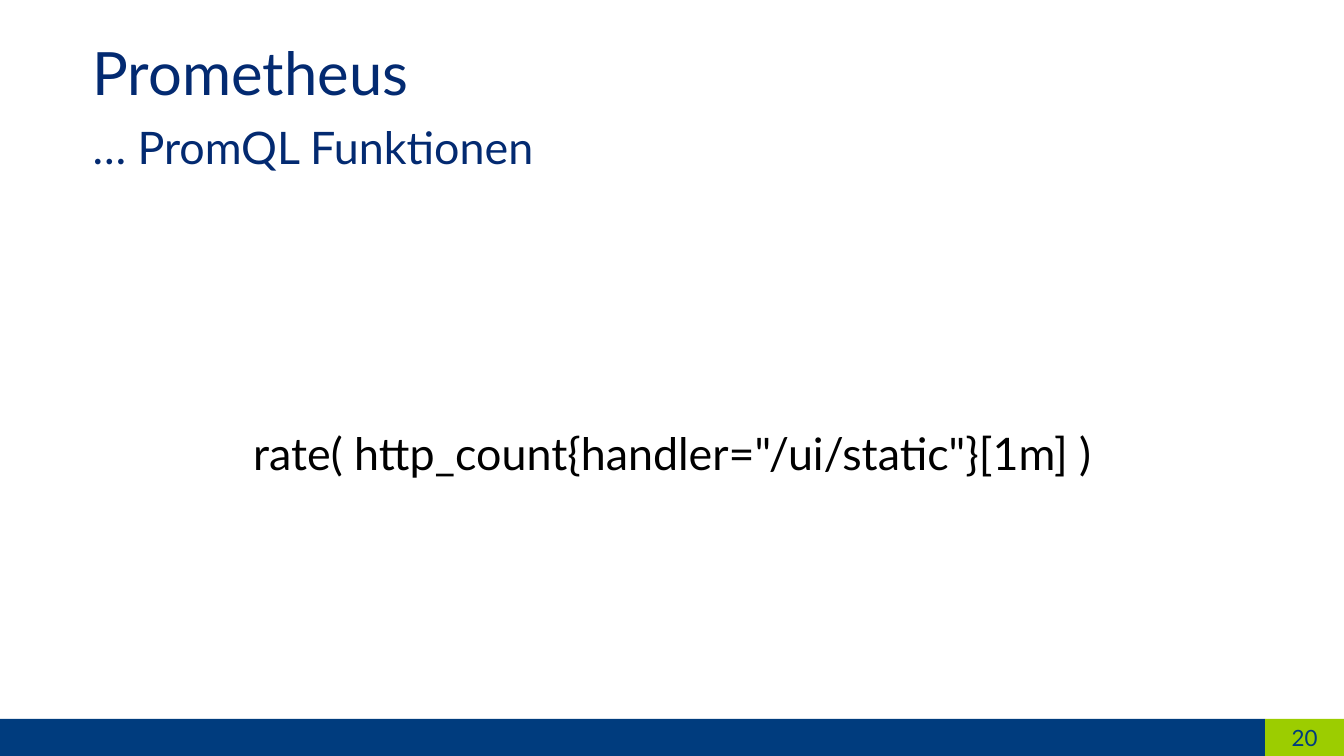
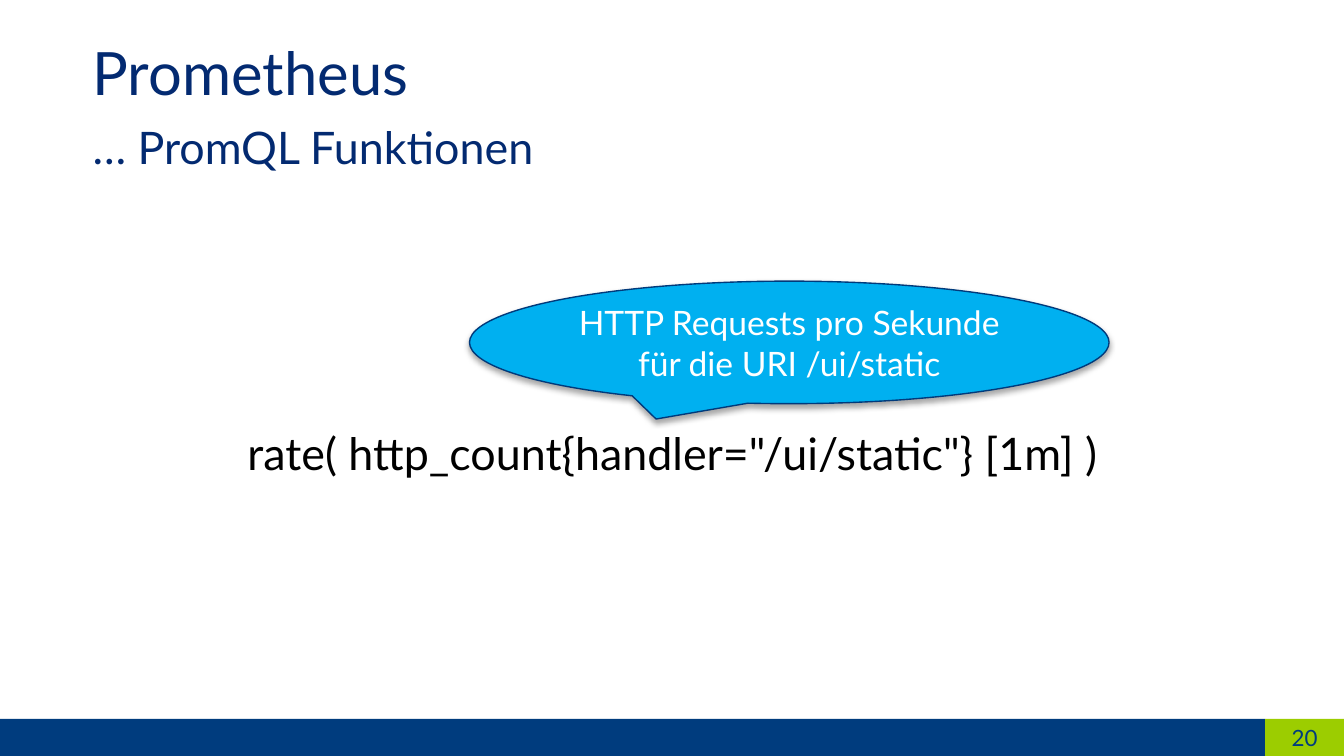
Before and after one commit to hikhvar/prometheus-kubernetes-demo, a slide deck: slide 20 of slides/slides.potx. Drawn at 1344x756 pixels with LibreOffice and Linux fonts; fonts in the diff are those of the drawing. Boxes give left, top, right and bottom in pixels: in the first picture for what was removed or moved away, otherwise in the second. Text is boxed around its words. In the diff, an @@ line names an element or a change of style, - is before the commit and + after.

```diff
--- a/slides/slides.potx
+++ b/slides/slides.potx
@@ speech bubble added at (469, 281, 1109, 403), fill #00B0F0, outline #003B7B 0.75 pt, 18 pt, text #FFFFFF @@
+HTTP Requests pro Sekunde für die URI /ui/static
@@ text at (247, 435, 1074, 478): spaces changed @@
-rate( http_count{handler="/ui/static"}[1m] )
+rate( http_count{handler="/ui/static"} [1m] )
```
Also in this commit, not shown: 9 other slides changed, 1 other file.
